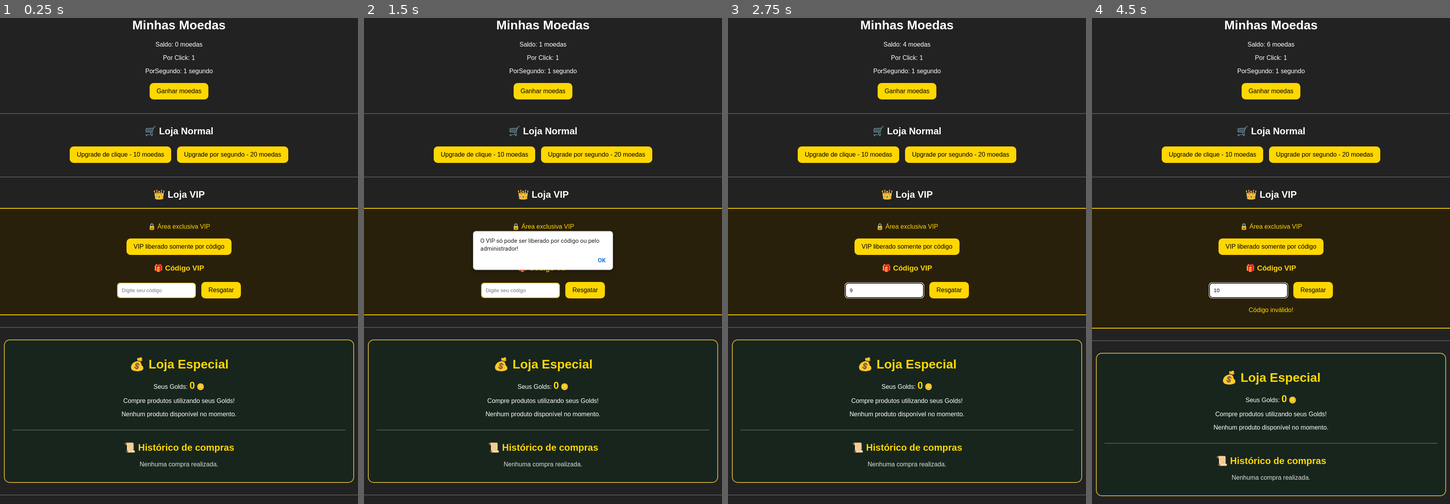
Above: before the commit, frames 1-4 (left to right).
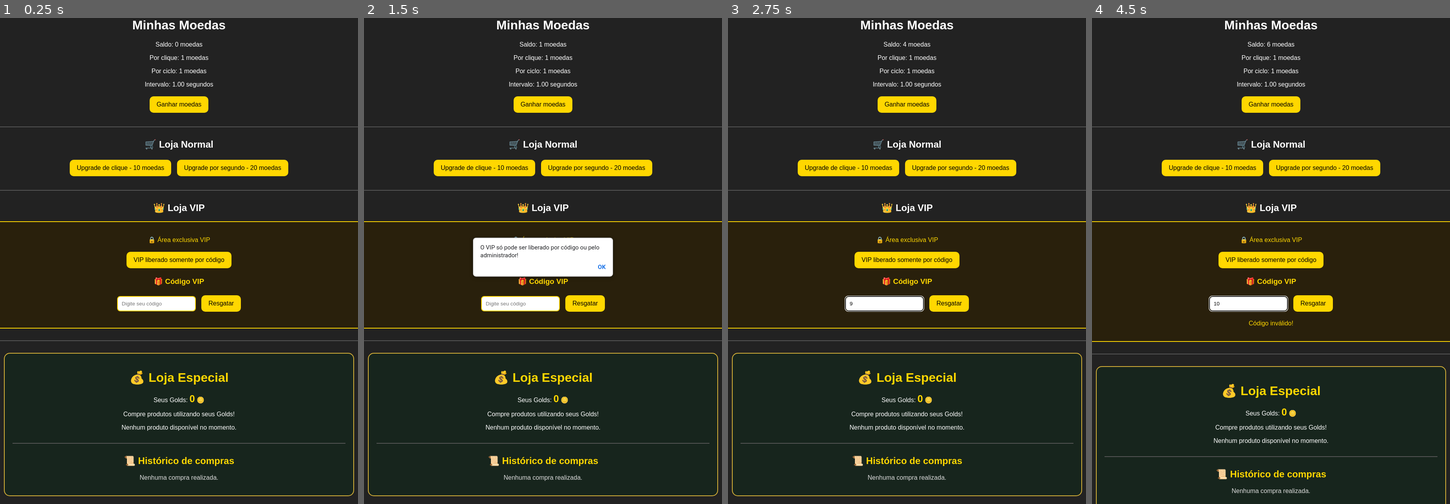
Above: after the commit, the same moments.

Repository: KsLTaP/Meu-jogo
Game: browser game, page index.html
Two runs of this game, one before a commit and one after it. Both use one fixed random seed, a clock stepped at 60 frames per second and the inputs below. When the page shows a pop-up message, it is drawn as a white box for half a second while everything else waits; a line starting with > is the answer the replay typed.
Inputs (mouse positions are in pixels of both pictures, inside the frame that each line leads up to; where the layout moved, square brackets give the same spot in the first picture):
- Up to frame 1 (0.25 s): no input
- Up to frame 2 (1.5 s): click "VIP liberado somente por códi…" at 1.27 s
- Up to frame 3 (2.75 s): click "Ganhar moedas" at 1.87 s; click "Ganhar moedas" at 2.02 s; click (885, 304) [885, 290] at 2.47 s; type "9" at 2.47 s; tap Enter at 2.5 s
- Up to frame 4 (4.5 s): click "Upgrade por segundo - 20 moed…" at 3.07 s; click "Resgatar" at 3.67 s; click (1249, 304) [1249, 290] at 4.27 s; type "10" at 4.27 s; tap Enter at 4.3 s

The runs differ from the first frame. In frame 1, 13% of the frame differs, in the area x 0-100%, y 7-99%; in frame 2, 13%; in frame 3, 13%; in frame 4, 13%.
Error before the commit: TypeError: Cannot set properties of null (setting 'textContent')

Commit message:
Atualizaçao bau funcionando com inventario
Atualizaçao

Diff:
--- a/botao.js
+++ b/botao.js
@@ -23,17 +23,22 @@
 
     contador.textContent = moedas;
 
-    ganhoTexto.textContent = ganho + bonus.clique;
-
-    ganhoSegundoTexto.textContent = ganhoSegundo + bonus.ciclo;
+    if (ganhoTexto) ganhoTexto.textContent = ganho + bonus.clique;
+
+    if (ganhoSegundoTexto) ganhoSegundoTexto.textContent = ganhoSegundo + bonus.ciclo;
 
     intervaloTexto.textContent =
         (bonus.intervalo / 1000).toFixed(2) + " segundos";
 }
 
 botao.addEventListener("click", function() {
-    moedas += ganho;
+
+    let bonus = calcularBonusItens();
+
+    moedas += ganho + bonus.clique;
+
     atualizarMoedas();
+
 });
 
 // Ganhar moedas a cada segundo
@@ -1142,14 +1147,26 @@
 
     let bonus = calcularBonusItens();
 
-    document.getElementById("atributosItens").textContent =
-        "Clique: +" + bonus.clique +
-        " | Ciclo: +" + bonus.ciclo +
-        " | Intervalo: " +
-        (bonus.intervalo / 1000).toFixed(2) + " segundos";
-
-}
-
+    let cliqueAtual = ganho + bonus.clique;
+    let cicloAtual = ganhoSegundo + bonus.ciclo;
+
+    document.getElementById("atributosItens").innerHTML = `
+        <div class="itemInventario">
+            <h3>🖱️ Força do clique</h3>
+            <p>${cliqueAtual} moedas por clique</p>
+        </div>
+
+        <div class="itemInventario">
+            <h3>⏱️ Ganho automático</h3>
+            <p>${cicloAtual} moedas por ciclo</p>
+        </div>
+
+        <div class="itemInventario">
+            <h3>⚡ Intervalo de ganho</h3>
+            <p>${(bonus.intervalo / 1000).toFixed(2)} segundos</p>
+        </div>
+    `;
+}
 
 // ==========================================
 // INICIALIZAÇÃO
@@ -1166,3 +1183,5 @@
 mostrarProdutosAdmin();
 
 mostrarInventario();
+
+mostrarAtributosItens();
--- a/index.html
+++ b/index.html
@@ -1,4 +1,3 @@
-
 <!DOCTYPE html>
 <html lang="pt-br">
 <head>
@@ -12,8 +11,9 @@
     <h1>Minhas Moedas</h1>
 
     <p>Saldo: <span id="moedas">0</span> moedas</p>
-    <p>Por Click: <span id="ganhoSegundoTexto">1</span></p>
-    <p>PorSegundo: <span id="intervaloTexto">1 segundo</span></p>
+    <p>Por clique: <span id="ganhoTexto">1</span> moedas</p>
+    <p>Por ciclo: <span id="ganhoSegundoTexto">1</span> moedas</p>
+    <p>Intervalo: <span id="intervaloTexto">1 segundo</span></p>
 
     <button id="botaomoeda">Ganhar moedas</button>
 
@@ -30,7 +30,6 @@
 
     <div id="lojaVip">
         <p id="statusVip">🔒 Área exclusiva VIP</p>
-
         <button id="botaoVip">VIP liberado somente por código</button>
 
         <div id="upgradesVip" style="display: none;">
@@ -39,189 +38,108 @@
         </div>
 
         <h3>🎁 Código VIP</h3>
-
         <input type="text" id="codigoInput" placeholder="Digite seu código">
         <button id="resgatarCodigo">Resgatar</button>
-
         <p id="mensagemCodigo"></p>
     </div>
 
     <hr>
 
-    <!-- LOJA DE GOLDS -->
-
     <div id="lojaGolds">
-
         <h1>💰 Loja Especial</h1>
-
-        <p>
-            Seus Golds:
-            <strong id="saldoGolds">0</strong>
-            🪙
-        </p>
-
+        <p>Seus Golds: <strong id="saldoGolds">0</strong> 🪙</p>
         <p>Compre produtos utilizando seus Golds!</p>
-
         <div id="produtosLoja">
             <p>Nenhum produto disponível no momento.</p>
+        </div>
+        <hr>
+        <h2>📜 Histórico de compras</h2>
+        <div id="historicoCompras">
+            <p>Nenhuma compra realizada.</p>
+        </div>
+    </div>
+
+    <hr>
+
+    <div id="lojaBaus">
+        <h1>🎁 Loja de Baús</h1>
+        <p>Escolha seu baú e descubra seu prêmio!</p>
+
+        <div class="bau">
+            <h2>🪵 Baú de Madeira</h2>
+            <p>Baú para quem está começando.</p>
+            <p>500 moedas ou 10 Golds</p>
+            <button onclick="abrirBau('madeira', 'moedas')">Comprar com moedas</button>
+            <button onclick="abrirBau('madeira', 'golds')">Comprar com Golds</button>
+        </div>
+
+        <div class="bau">
+            <h2>🥈 Baú de Prata</h2>
+            <p>Possui itens melhores e mais raros.</p>
+            <p>2.500 moedas ou 40 Golds</p>
+            <button onclick="abrirBau('prata', 'moedas')">Comprar com moedas</button>
+            <button onclick="abrirBau('prata', 'golds')">Comprar com Golds</button>
+        </div>
+
+        <div class="bau">
+            <h2>🥇 Baú de Ouro</h2>
+            <p>Possui grandes recompensas!</p>
+            <p>10.000 moedas ou 150 Golds</p>
+            <button onclick="abrirBau('ouro', 'moedas')">Comprar com moedas</button>
+            <button onclick="abrirBau('ouro', 'golds')">Comprar com Golds</button>
+        </div>
+
+        <h2>🎉 Resultado do baú</h2>
+        <p id="resultadoBau">Você ainda não abriu nenhum baú.</p>
+
+        <hr>
+
+        <h2>🎒 Meu inventário</h2>
+        <div id="inventarioItens">
+            <p>Nenhum item conquistado.</p>
         </div>
 
         <hr>
 
-        <h2>📜 Histórico de compras</h2>
-
-        <div id="historicoCompras">
-            <p>Nenhuma compra realizada.</p>
-        </div>
-
+        <h2>⚙️ Atributos atuais</h2>
+        <div id="atributosItens"></div>
     </div>
 
     <hr>
 
-    <!-- SISTEMA DE BAÚS -->
-
-<div id="lojaBaus">
-
-    <h1>🎁 Loja de Baús</h1>
-
-    <p>Escolha seu baú e descubra seu prêmio!</p>
-
-    <div class="bau">
-        <h2>🪵 Baú de Madeira</h2>
-        <p>Baú para quem está começando.</p>
-        <p>500 moedas ou 10 Golds</p>
-        <button onclick="abrirBau('madeira', 'moedas')">
-            Comprar com moedas
-        </button>
-        <button onclick="abrirBau('madeira', 'golds')">
-            Comprar com Golds
-        </button>
+    <div id="loginAdmin">
+        <h2>🔐 Área administrativa</h2>
+        <input type="password" id="senhaAdmin" placeholder="Digite sua senha">
+        <button id="entrarAdmin">Entrar</button>
+        <p id="mensagemLogin"></p>
     </div>
 
-    <div class="bau">
-        <h2>🥈 Baú de Prata</h2>
-        <p>Possui itens melhores e mais raros.</p>
-        <p>2.500 moedas ou 40 Golds</p>
-        <button onclick="abrirBau('prata', 'moedas')">
-            Comprar com moedas
-        </button>
-        <button onclick="abrirBau('prata', 'golds')">
-            Comprar com Golds
-        </button>
-    </div>
-
-    <div class="bau">
-        <h2>🥇 Baú de Ouro</h2>
-        <p>Possui grandes recompensas!</p>
-        <p>10.000 moedas ou 150 Golds</p>
-        <button onclick="abrirBau('ouro', 'moedas')">
-            Comprar com moedas
-        </button>
-        <button onclick="abrirBau('ouro', 'golds')">
-            Comprar com Golds
-        </button>
-    </div>
-
-    <h2>🎉 Resultado do baú</h2>
-    <p id="resultadoBau">Você ainda não abriu nenhum baú.</p>
-
-    <hr>
-
-    <h2>🎒 Meu inventário</h2>
-    <div id="inventarioItens">
-        <p>Nenhum item conquistado.</p>
-    </div>
-
-    <hr>
-
-    <h2>⚙️ Atributos atuais</h2>
-    <div id="atributosItens"></div>
-
-</div>
-
-    <hr>
-
-    <!-- LOGIN ADM -->
-
-    <div id="loginAdmin">
-
-        <h2>🔐 Área administrativa</h2>
-
-        <input
-            type="password"
-            id="senhaAdmin"
-            placeholder="Digite sua senha"
-        >
-
-        <button id="entrarAdmin">Entrar</button>
-
-        <p id="mensagemLogin"></p>
-
-    </div>
-
-    <!-- PAINEL ADM -->
-
     <div id="painelAdmin">
-
         <h1>👑 Painel de Administrador</h1>
 
         <h3>Adicionar moedas normais</h3>
-
-        <input
-            type="number"
-            id="quantidadeMoedas"
-            placeholder="Quantidade de moedas"
-        >
-
+        <input type="number" id="quantidadeMoedas" placeholder="Quantidade de moedas">
         <button id="adicionarMoedas">Adicionar moedas</button>
 
         <hr>
 
         <h3>💰 Adicionar Golds</h3>
-
-        <input
-            type="number"
-            id="quantidadeGolds"
-            placeholder="Quantidade de Golds"
-        >
-
+        <input type="number" id="quantidadeGolds" placeholder="Quantidade de Golds">
         <button id="adicionarGolds">Adicionar Golds</button>
 
         <hr>
 
         <h3>🛍️ Cadastrar produto na loja</h3>
-
-        <input
-            type="text"
-            id="nomeProduto"
-            placeholder="Nome do produto"
-        >
-
-        <textarea
-            id="descricaoProduto"
-            placeholder="Descrição do produto"
-        ></textarea>
-
-        <input
-            type="number"
-            id="precoProduto"
-            placeholder="Preço em Golds"
-        >
-
-        <input
-            type="number"
-            id="estoqueProduto"
-            placeholder="Estoque (vazio = ilimitado)"
-        >
-
+        <input type="text" id="nomeProduto" placeholder="Nome do produto">
+        <textarea id="descricaoProduto" placeholder="Descrição do produto"></textarea>
+        <input type="number" id="precoProduto" placeholder="Preço em Golds">
+        <input type="number" id="estoqueProduto" placeholder="Estoque (vazio = ilimitado)">
         <button id="cadastrarProduto">Cadastrar produto</button>
-
         <p id="mensagemProduto"></p>
 
         <hr>
 
         <h3>📦 Gerenciar produtos</h3>
-
         <div id="gerenciarProdutos">
             <p>Nenhum produto cadastrado.</p>
         </div>
@@ -229,42 +147,26 @@
         <hr>
 
         <h3>🎟️ Criar código VIP</h3>
-
-        <input
-            type="text"
-            id="novoCodigo"
-            placeholder="Nome do código"
-        >
-
+        <input type="text" id="novoCodigo" placeholder="Nome do código">
         <button id="criarCodigo">Criar código</button>
-
         <p id="listaCodigos"></p>
 
         <hr>
 
         <h3>Upgrades gratuitos</h3>
-
-        <button id="upgradeGratisClique">
-            +10 moedas por clique
-        </button>
-
-        <button id="upgradeGratisSegundo">
-            +10 moedas por segundo
-        </button>
+        <button id="upgradeGratisClique">+10 moedas por clique</button>
+        <button id="upgradeGratisSegundo">+10 moedas por segundo</button>
 
         <hr>
 
         <h3>Controle VIP</h3>
-
         <button id="ativarVipAdmin">Ativar VIP</button>
 
         <hr>
 
         <button id="sairAdmin">Sair do painel</button>
-
     </div>
 
     <script src="botao.js"></script>
-
 </body>
 </html>
--- a/style.css
+++ b/style.css
@@ -1,4 +1,3 @@
-
 body {
     background: #222;
     color: white;
@@ -18,9 +17,7 @@
     margin: 5px;
 }
 
-button:hover {
-    background: orange;
-}
+button:hover { background: orange; }
 
 input, textarea {
     padding: 10px;
@@ -38,10 +35,7 @@
     font-family: Arial;
 }
 
-hr {
-    margin: 30px 0;
-    border: 1px solid #555;
-}
+hr { margin: 30px 0; border: 1px solid #555; }
 
 #lojaVip {
     background: #29200c;
@@ -51,9 +45,7 @@
     color: gold;
 }
 
-#upgradesVip {
-    margin-top: 15px;
-}
+#upgradesVip { margin-top: 15px; }
 
 #lojaGolds {
     background: #17251d;
@@ -64,17 +56,10 @@
     margin: 25px auto;
 }
 
-#lojaGolds h1,
-#lojaGolds h2 {
-    color: gold;
-}
+#lojaGolds h1, #lojaGolds h2 { color: gold; }
+#saldoGolds { color: gold; font-size: 25px; }
 
-#saldoGolds {
-    color: gold;
-    font-size: 25px;
-}
-
-.produto {
+.produto, .itemAdmin {
     background: #292929;
     border: 1px solid gold;
     border-radius: 12px;
@@ -83,21 +68,13 @@
     max-width: 500px;
 }
 
-.produto h3 {
-    color: gold;
-}
-
-.produto button {
-    margin-top: 10px;
-}
+.produto h3 { color: gold; }
+.produto button { margin-top: 10px; }
 
 .itemAdmin {
-    background: #292929;
-    border: 1px solid #777;
+    border-color: #777;
     border-radius: 10px;
     padding: 12px;
-    margin: 10px auto;
-    max-width: 500px;
 }
 
 #painelAdmin {
@@ -110,35 +87,10 @@
     margin: 30px auto;
 }
 
-#painelAdmin h1 {
-    color: gold;
-}
-
-#painelAdmin input {
-    display: block;
-    margin: 10px auto;
-}
-
-#mensagemProduto {
-    color: gold;
-}
-
-#historicoCompras {
-    color: #ddd;
-}
-
-@media (max-width: 600px) {
-    button {
-        max-width: 100%;
-    }
-
-    #lojaGolds,
-    #painelAdmin {
-        padding: 12px;
-    }
-}
-
-/* SISTEMA DE BAÚS */
+#painelAdmin h1 { color: gold; }
+#painelAdmin input { display: block; margin: 10px auto; }
+#mensagemProduto { color: gold; }
+#historicoCompras { color: #ddd; }
 
 #lojaBaus {
     background: #201b2c;
@@ -149,9 +101,7 @@
     margin: 25px auto;
 }
 
-#lojaBaus h1 {
-    color: #c49aff;
-}
+#lojaBaus h1 { color: #c49aff; }
 
 .bau {
     background: #292929;
@@ -162,9 +112,7 @@
     max-width: 500px;
 }
 
-.bau h2 {
-    color: #d6baff;
-}
+.bau h2 { color: #d6baff; }
 
 #resultadoBau {
     background: #292929;
@@ -183,15 +131,62 @@
     max-width: 450px;
 }
 
-.itemInventario h3 {
-    color: gold;
-}
-
-.itemInventario button {
-    margin-top: 8px;
-}
+.itemInventario h3 { color: gold; }
+.itemInventario button { margin-top: 8px; }
 
 .equipado {
     color: #54e68a;
     font-weight: bold;
 }
+
+@media (max-width: 600px) {
+    button { max-width: 100%; }
+    #lojaGolds, #painelAdmin, #lojaBaus { padding: 12px; }
+}
+
+/* Inventário e atributos em cartões compactos e lado a lado */
+#inventarioItens,
+#atributosItens {
+    display: flex;
+    flex-wrap: wrap;
+    justify-content: center;
+    align-items: stretch;
+    gap: 10px;
+    width: 100%;
+}
+
+.itemInventario {
+    box-sizing: border-box;
+    flex: 0 1 190px;
+    width: auto;
+    max-width: 220px;
+    min-width: 150px;
+    padding: 10px;
+    margin: 0;
+    overflow-wrap: anywhere;
+}
+
+.itemInventario h3 {
+    margin: 4px 0 8px;
+    font-size: 16px;
+}
+
+.itemInventario p {
+    margin: 5px 0;
+    font-size: 13px;
+}
+
+.itemInventario button {
+    padding: 8px 12px;
+    margin-top: 7px;
+    font-size: 14px;
+}
+
+@media (max-width: 600px) {
+    .itemInventario {
+        flex: 1 1 140px;
+        min-width: 0;
+        max-width: 100%;
+        padding: 8px;
+    }
+}
